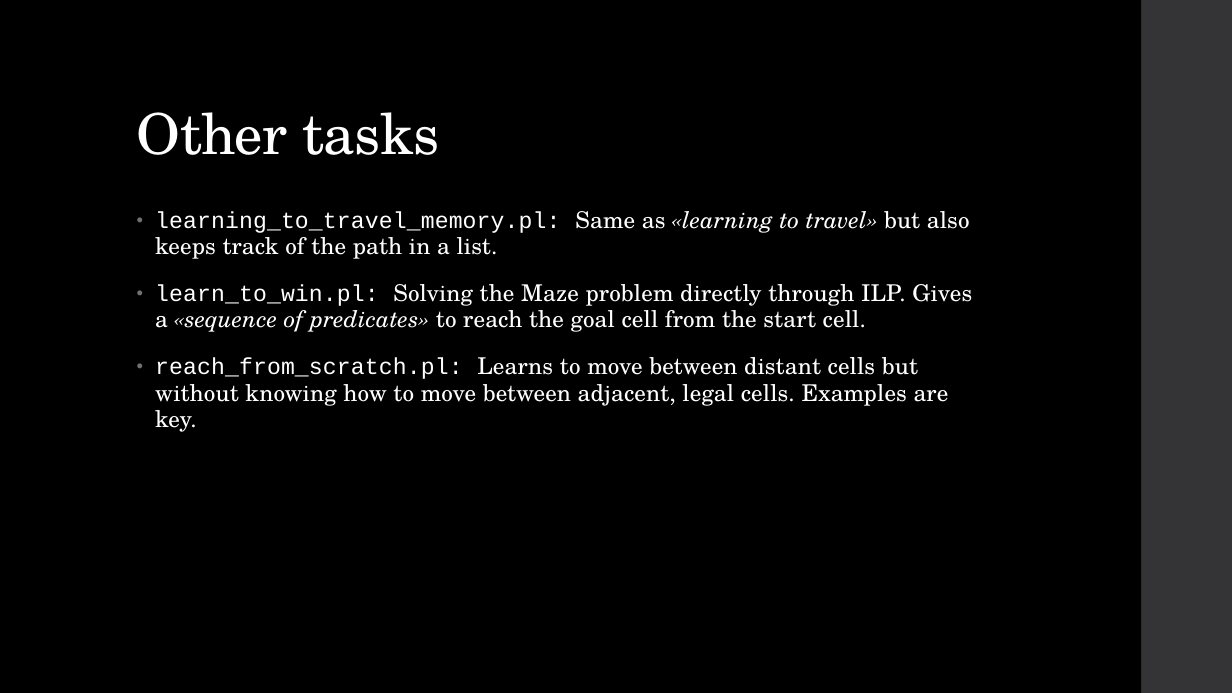
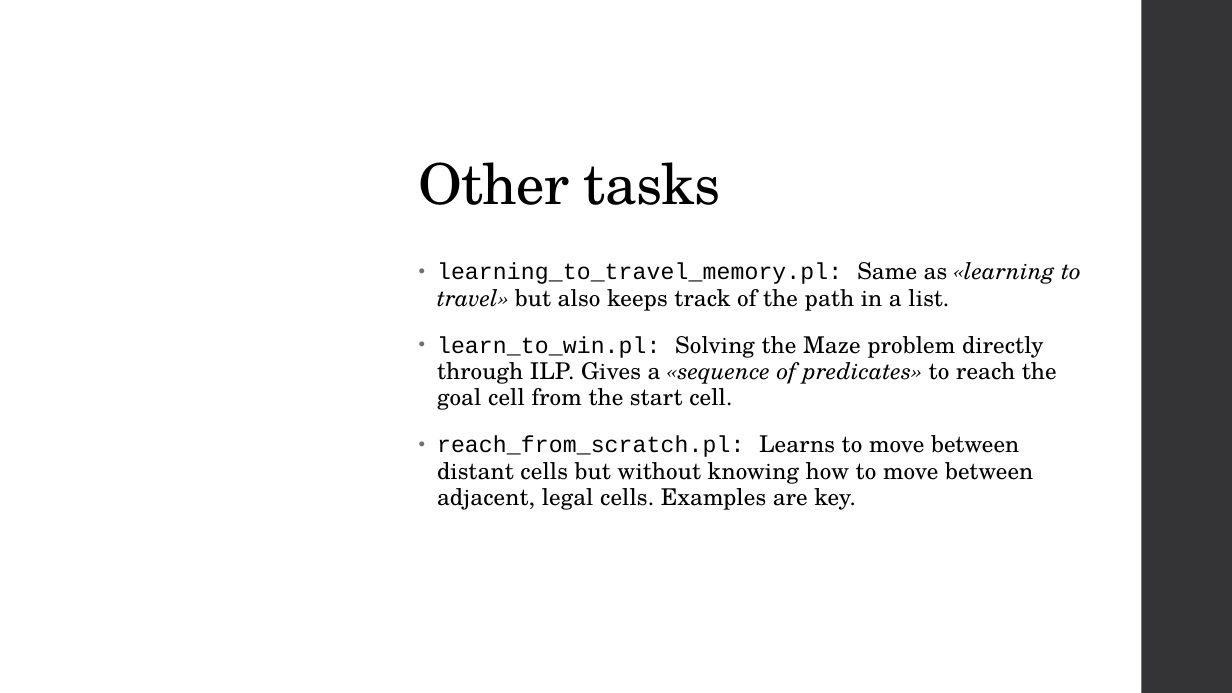
Before and after one commit to Alex-Dell1/ATAI_Maze_Project, a slide deck: slide 12 of ATAI_Presentation.pptx (slide 11 before the commit). Drawn at 1232x693 pixels with LibreOffice and Linux fonts; fonts in the diff are those of the drawing; background and template pictures are left out; a plain dark background stands for a picture behind light text. Boxes give left, top, right and bottom in pixels: in the first picture for what was removed or moved away, otherwise in the second. Text is boxed around its words. In the diff, an @@ line names an element or a change of style, - is before the commit and + after.

```diff
--- a/ATAI_Presentation.pptx
+++ b/ATAI_Presentation.pptx
@@ rectangle: place and size @@
-rectangle at (0, 0, 1141, 693)
+rectangle at (360, 0, 1141, 693)
@@ rectangle at (360, 0, 1141, 693): fill #000000 to #FFFFFF at 91% opacity @@
@@ title "Other tasks": place and size @@
-title "Other tasks" at (137, 112, 439, 155)
+title "Other tasks" at (419, 162, 721, 205)
@@ title "Other tasks" at (419, 162, 721, 205): text colour #FFFFFF to #000000 @@
@@ text "learning_to_travel_memory.pl: Same as «learning to ..." at (437, 262, 1081, 510): text colour #FFFFFF to #000000 @@
@@ text "learning_to_travel_memory.pl: Same as «learning to ...": place and size @@
-text "learning_to_travel_memory.pl: Same as «learning to ..." at (155, 211, 972, 432)
+text "learning_to_travel_memory.pl: Same as «learning to ..." at (437, 262, 1081, 510)
```
Also in this commit, not shown: 7 other slides changed, 1 slide added, 1 other file.
